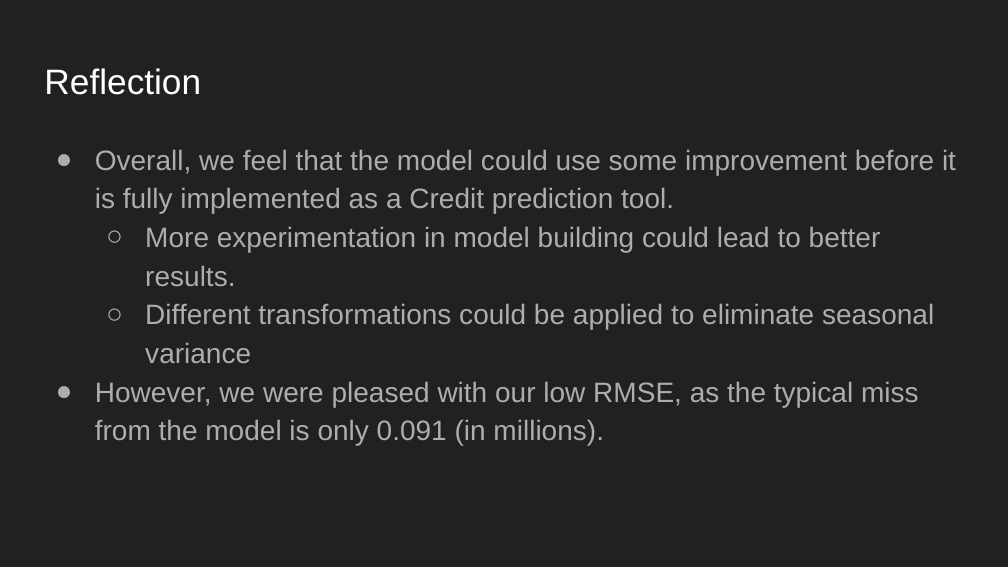
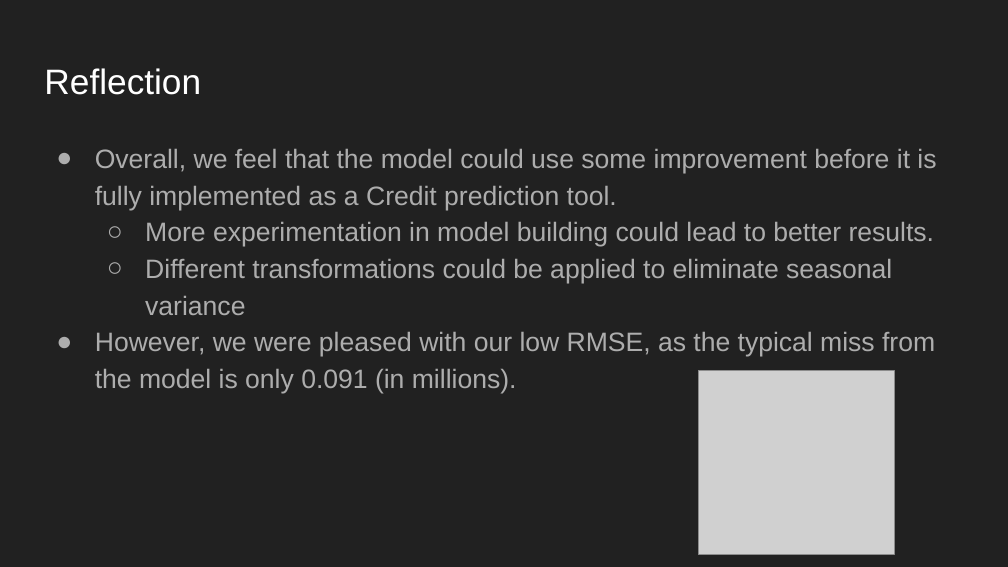
Before and after one commit to Bigute17/BAS-475---Prediction-Competition, a slide deck: slide 10 of Galactic Credit Prediction.pptx. Drawn at 1008x567 pixels with LibreOffice and Linux fonts; fonts in the diff are those of the drawing; grey boxes stand for pictures. Boxes give left, top, right and bottom in pixels: in the first picture for what was removed or moved away, otherwise in the second. Text is boxed around its words. In the diff, an @@ line names an element or a change of style, - is before the commit and + after.

```diff
--- a/Galactic Credit Prediction.pptx
+++ b/Galactic Credit Prediction.pptx
@@ text "Overall, we feel that the ..." at bbox=[95, 149, 936, 393]: size 20 to 19 pt; indent changed @@
@@ picture added at bbox=[699, 371, 895, 554] @@
```
Also in this commit, not shown: 1 other file.
